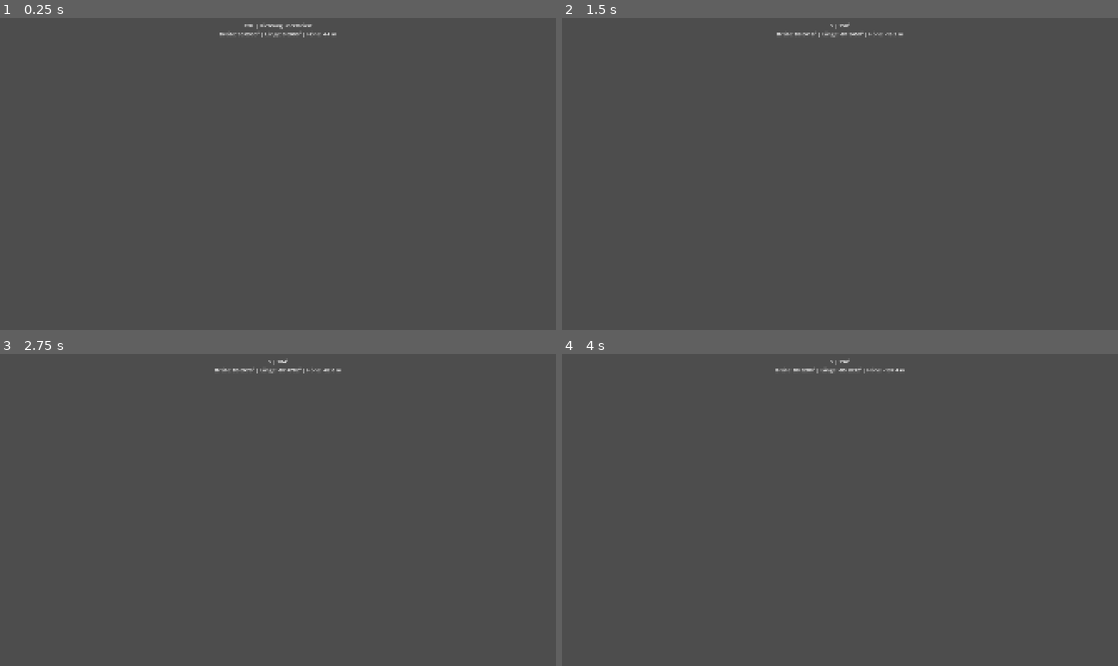
Above: before the commit, frames 1-4 (two rows, left to right).
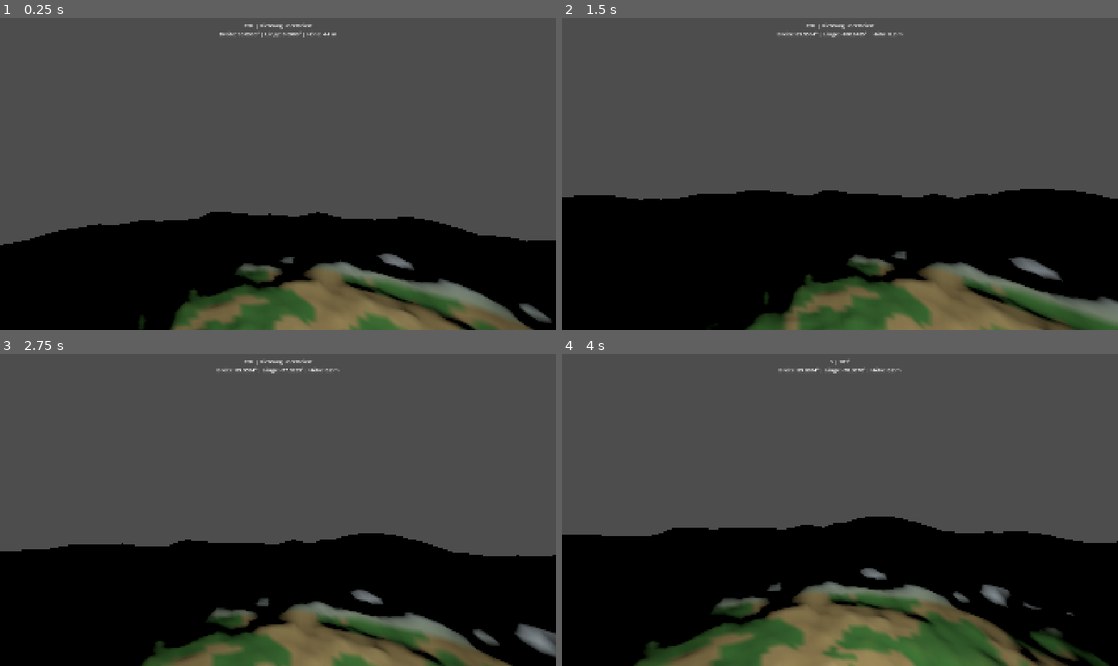
Above: after the commit, the same moments.

Repository: JojoCabana/The-Norloland
Game: Godot game, scene res://main.tscn
Same seed, same stepped clock (60 frames per second), same inputs: the game is played once before the commit and once after it.
Inputs (mouse positions are in pixels of both pictures, inside the frame that each line leads up to):
- Up to frame 1 (0.25 s): no input
- Up to frame 2 (1.5 s): tap Enter at 0.5 s; move the mouse to (867, 170) at 0.52 s; hold W from 0.53 s (still down); tap Space at 0.77 s; move the mouse to (812, 174) at 1.27 s
- Up to frame 3 (2.75 s): keep holding W; tap Space at 1.52 s; move the mouse to (289, 503) at 2.02 s
- Up to frame 4 (4 s): keep holding W; move the mouse to (834, 513) at 2.77 s; tap Space at 3.02, 3.77 s; move the mouse to (878, 513) at 3.52 s

The runs differ from the first frame. In frame 1, 33% of the frame differs, in the area x 0-100%, y 62-100%; in frame 2, 43%, in the area x 0-100%, y 2-100%; in frame 3, 37%; in frame 4, 42%.
Error before the commit: Parse Error: Cannot infer the type of "dir" variable because the value doesn't have a set type. (res://planet.gd:65)

Commit message:
Fix explicit Vector3 typing in planet triangle generation

Diff:
--- a/MiniPlanetDemo/planet.gd
+++ b/MiniPlanetDemo/planet.gd
@@ -61,7 +61,7 @@
     add_child(collision)
 
 func _triangle(st: SurfaceTool, a: Vector3, b: Vector3, c: Vector3) -> void:
-    for p in [a, b, c]:
-        var dir := p.normalized()
+    for p: Vector3 in [a, b, c]:
+        var dir: Vector3 = p.normalized()
         st.set_color(_color(dir, p.length() - RADIUS))
         st.add_vertex(p)
